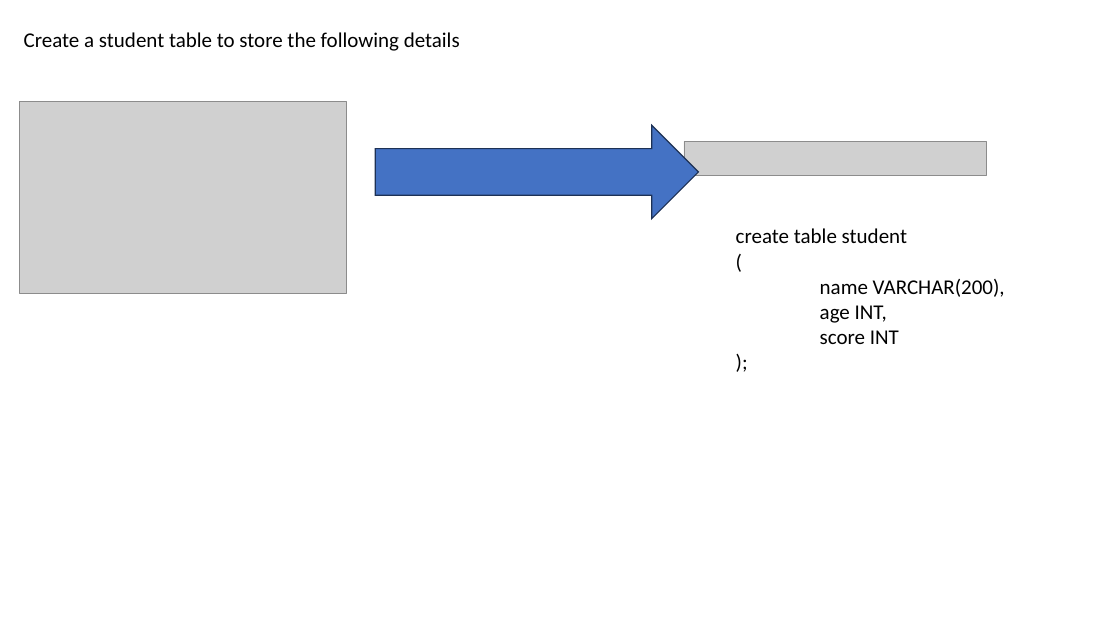
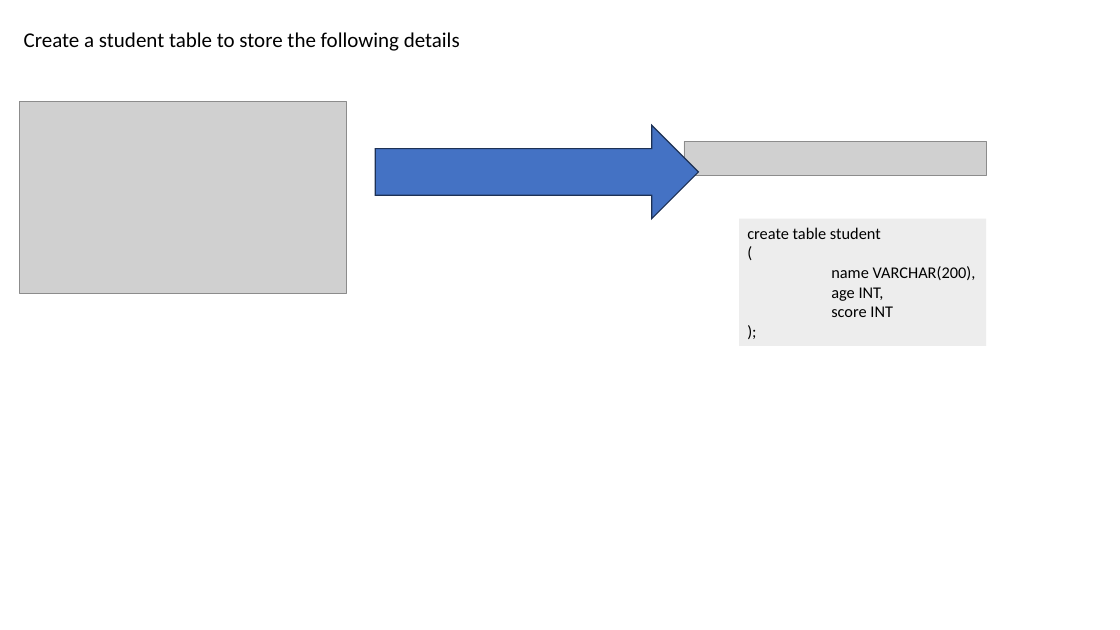
Before and after one commit to venkatyashwanth/mysql_notes, a slide deck: slide 7 of SQL.pptx (slide 4 before the commit). Drawn at 1120x630 pixels with LibreOffice and Linux fonts; fonts in the diff are those of the drawing; grey boxes stand for pictures. Boxes give left, top, right and bottom in pixels: in the first picture for what was removed or moved away, otherwise in the second. Text is boxed around its words. In the diff, an @@ line names an element or a change of style, - is before the commit and + after.

```diff
--- a/SQL.pptx
+++ b/SQL.pptx
@@ rectangle "create table student": place and size @@
-rectangle "create table student" at (736,228,1005,344)
+rectangle "create table student" at (739,218,986,345)
@@ rectangle "create table student" at (739,218,986,345): size 18 to 14 pt; fill none to #EDEDED @@
```
Also in this commit, not shown: 5 other slides changed, 4 slides added, 2 slides removed, 1 other file.
